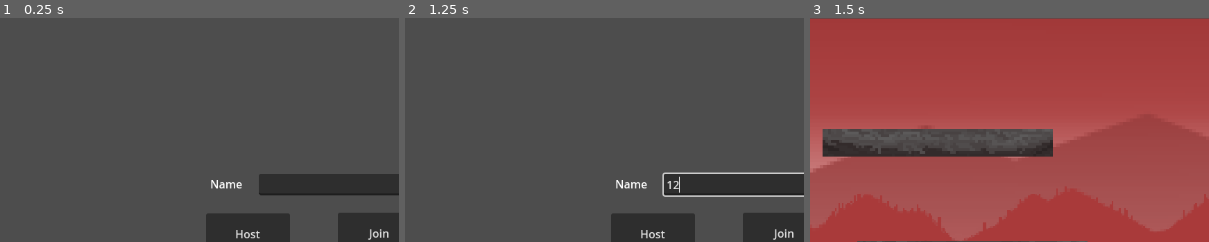
Above: before the commit, frames 1-3 (left to right).
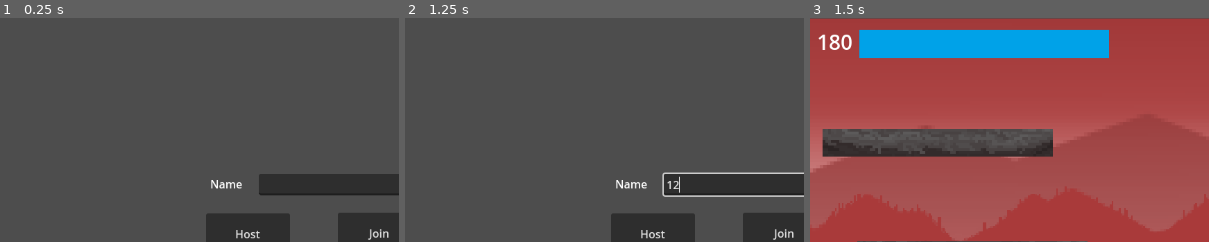
Above: after the commit, the same moments.

Repository: jaugustyn02/MagicJam2024
Game: Godot game, scene res://src/game_management/MultiplayerController.tscn
The game is run twice, just before and just after one commit, with the same random seed, the same clock (stepped at 60 frames per second) and the same inputs.
Inputs (mouse positions are % of the whole screen's width and height, from its top left):
- Up to frame 1 (0.25 s): no input
- Up to frame 2 (1.25 s): click (48, 37) at 0.52 s; type "12" at 0.6 s
- Up to frame 3 (1.5 s): click "Start Game" at 1.25 s
The pictures show only the part of the screen within x 1-51%, y 0-50%; the shares and areas given below are measured in that part.

Frames 1-2 are identical in both runs. In frame 3, 8.1% of the frame differs, in the area x 2-75%, y 5-18%.

Commit message:
uga buga

Diff:
--- a/src/core/RootScene.tscn
+++ b/src/core/RootScene.tscn
@@ -1,8 +1,14 @@
-[gd_scene load_steps=4 format=3 uid="uid://cqjsmgq438py"]
+[gd_scene load_steps=8 format=3 uid="uid://cqjsmgq438py"]
 
 [ext_resource type="Script" path="res://src/core/RootScene.gd" id="1_n7fwb"]
 [ext_resource type="PackedScene" uid="uid://duppseykdo0cy" path="res://src/game_management/TimeController.tscn" id="1_n223u"]
 [ext_resource type="PackedScene" uid="uid://sv6gi2mgs0b7" path="res://src/game_management/LevelManager.tscn" id="4_4wkn0"]
+[ext_resource type="Script" path="res://src/core/TimeCounter.gd" id="4_s8cbv"]
+[ext_resource type="Script" path="res://src/core/TimeBar.gd" id="5_l6w0t"]
+
+[sub_resource type="SystemFont" id="SystemFont_nnir8"]
+
+[sub_resource type="Theme" id="Theme_2l82r"]
 
 [node name="RootScene" type="Node2D"]
 script = ExtResource("1_n7fwb")
@@ -16,3 +22,30 @@
 [node name="TimeController" parent="." instance=ExtResource("1_n223u")]
 
 [node name="LevelManager" parent="." instance=ExtResource("4_4wkn0")]
+
+[node name="Control" type="Control" parent="."]
+layout_mode = 3
+anchors_preset = 0
+offset_right = 40.0
+offset_bottom = 40.0
+
+[node name="TimeCounter" type="Label" parent="Control"]
+layout_mode = 0
+offset_left = 12.0
+offset_top = 11.0
+offset_right = 64.0
+offset_bottom = 63.0
+theme_override_fonts/font = SubResource("SystemFont_nnir8")
+theme_override_font_sizes/font_size = 30
+script = ExtResource("4_s8cbv")
+
+[node name="TimeBar" type="TextureProgressBar" parent="Control"]
+z_index = 1
+layout_mode = 0
+offset_left = 66.0
+offset_top = 21.0
+offset_right = 213.0
+offset_bottom = 61.0
+theme = SubResource("Theme_2l82r")
+value = 100.0
+script = ExtResource("5_l6w0t")
--- /dev/null
+++ b/src/core/TimeBar.gd
@@ -0,0 +1,13 @@
+extends TextureProgressBar
+
+
+# Called when the node enters the scene tree for the first time.
+func _ready():
+	pass # Replace with function body.
+
+func lifetime_update(lt: float) -> void:
+	value = max(lt, 180)
+
+# Called every frame. 'delta' is the elapsed time since the previous frame.
+func _process(delta):
+	pass
--- /dev/null
+++ b/src/core/TimeCounter.gd
@@ -0,0 +1,15 @@
+extends Label
+
+var lifetime = 0
+
+# Called when the node enters the scene tree for the first time.
+func _ready():
+	pass # Replace with function body.
+
+func update_lifetime(lt: float) -> void:
+	lifetime = lt
+	text = "HP: " + str(snapped(lifetime, 0.1)) + "s"
+
+# Called every frame. 'delta' is the elapsed time since the previous frame.
+func _process(delta):
+	pass
--- a/src/level/TestLevel.tscn
+++ b/src/level/TestLevel.tscn
@@ -7,12 +7,20 @@
 [ext_resource type="Texture2D" uid="uid://0uk2y4imqeo5" path="res://resources/background_mountains2/Furthest mountains.PNG" id="6_cpyme"]
 [ext_resource type="Texture2D" uid="uid://cpu6abq138lmt" path="res://resources/background_mountains2/mountains2.PNG" id="7_yf2fd"]
 [ext_resource type="Texture2D" uid="uid://eo7qm6iukqdd" path="res://resources/background_mountains2/Nearest mountains.PNG" id="8_cqw81"]
+[ext_resource type="Script" path="res://src/core/TimeCounter.gd" id="8_sqxrl"]
+[ext_resource type="Script" path="res://src/core/TimeBar.gd" id="9_blcbw"]
+[ext_resource type="Texture2D" uid="uid://chnmscyolarmo" path="res://resources/ui/health_bar_behind.png" id="9_v26fj"]
+[ext_resource type="Texture2D" uid="uid://dh63y7kw8gve1" path="res://resources/ui/health_bar_progress.png" id="10_f5b4u"]
 
 [sub_resource type="RectangleShape2D" id="RectangleShape2D_r5ois"]
 size = Vector2(133.216, 76.4179)
 
 [sub_resource type="RectangleShape2D" id="RectangleShape2D_lgdcc"]
 size = Vector2(1154, 50)
+
+[sub_resource type="SystemFont" id="SystemFont_26pod"]
+
+[sub_resource type="Theme" id="Theme_q1wxs"]
 
 [node name="Node2D" type="Node2D"]
 script = ExtResource("1_7dhi7")
@@ -122,6 +130,38 @@
 scale = Vector2(2.51304, 2.584)
 texture = ExtResource("8_cqw81")
 
+[node name="Control" type="Control" parent="StaticBody2D"]
+layout_mode = 3
+anchors_preset = 0
+offset_right = 40.0
+offset_bottom = 40.0
+
+[node name="TimeCounter" type="Label" parent="StaticBody2D/Control"]
+layout_mode = 0
+offset_left = 26.0
+offset_top = 13.0
+offset_right = 78.0
+offset_bottom = 65.0
+theme_override_fonts/font = SubResource("SystemFont_26pod")
+theme_override_font_sizes/font_size = 30
+text = "180"
+script = ExtResource("8_sqxrl")
+
+[node name="TimeBar" type="TextureProgressBar" parent="StaticBody2D/Control"]
+z_index = 1
+layout_mode = 0
+offset_left = 87.0
+offset_top = 17.0
+offset_right = 267.0
+offset_bottom = 58.0
+scale = Vector2(2, 1)
+theme = SubResource("Theme_q1wxs")
+max_value = 180.0
+value = 180.0
+texture_under = ExtResource("9_v26fj")
+texture_progress = ExtResource("10_f5b4u")
+script = ExtResource("9_blcbw")
+
 [node name="SprawnLocations" type="Node2D" parent="."]
 
 [node name="0" type="Node2D" parent="SprawnLocations" groups=["PlayerSpawnPoint"]]
Binary file added: resources/ui/health_bar_behind.png
Not shown, added: resources/ui/health_bar_behind.png.import
Binary file added: resources/ui/health_bar_progress.png
Not shown, added: resources/ui/health_bar_progress.png.import
Not shown: 1 places in src/level/TestLevel.tscn that only renumber resources
